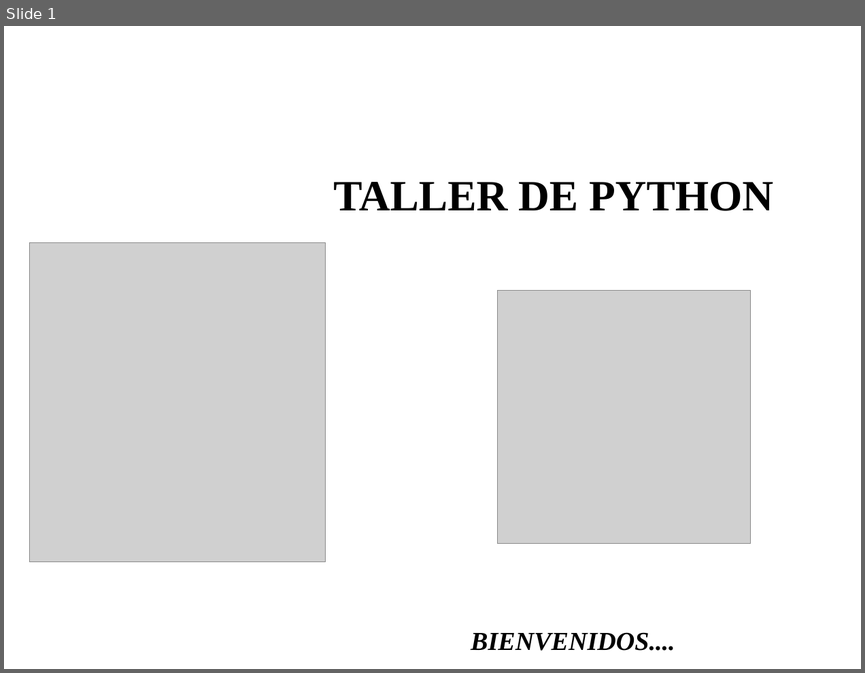
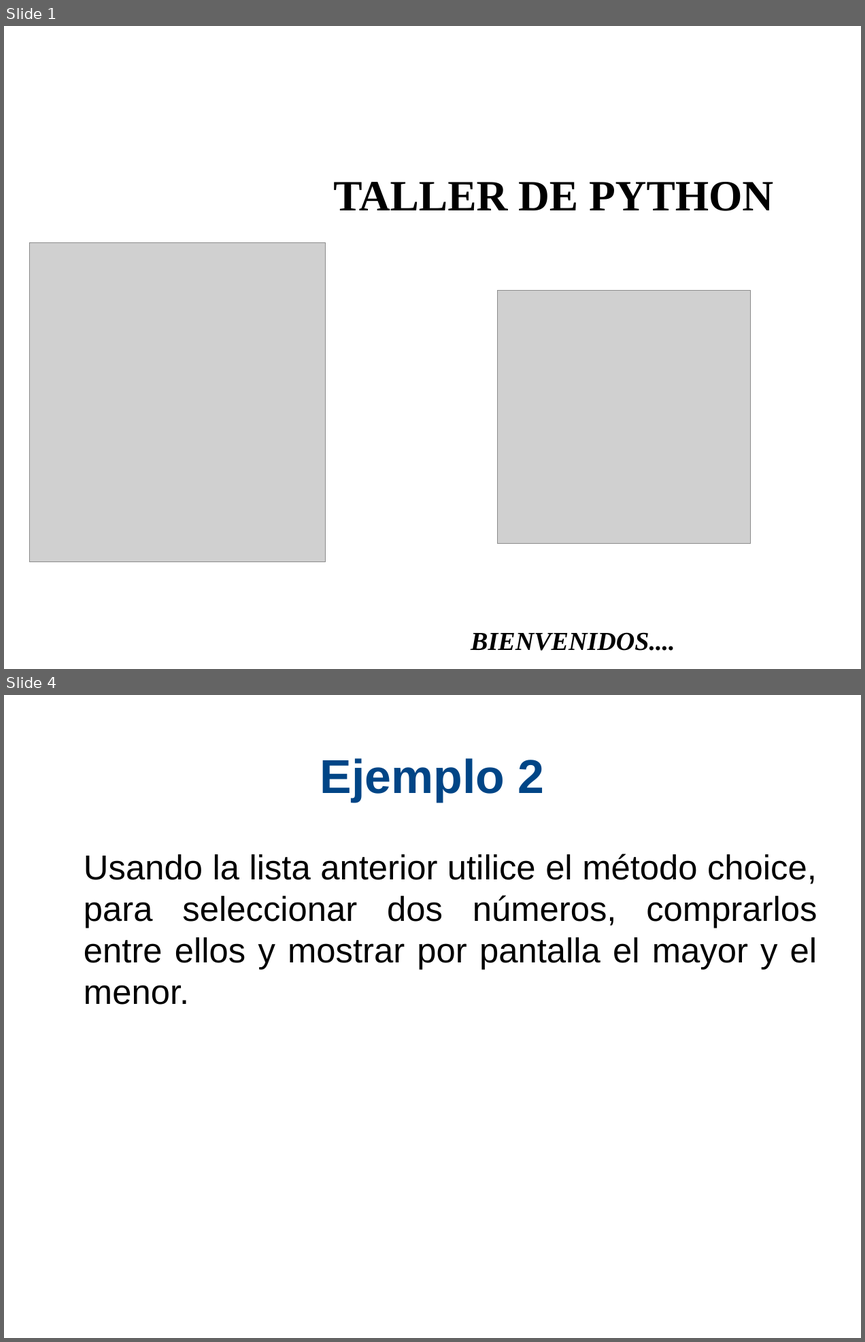
Before and after one commit to xDavidPM/Taller-Python, a slide deck: Python diapositiva dia 2.odp. Shown one above the other, each under a label of ours: slide 1 before the commit, slides 1 and 4 after it; the slides between them are not shown. The pictures are 865x673 and 865x1342 pixels, drawn with LibreOffice and Linux fonts; fonts in the diff are those of the drawing; grey boxes stand for pictures; background and template pictures are left out. Boxes give left, top, right and bottom in pixels: in the first picture for what was removed or moved away, otherwise in the second. Text is boxed around its words. In the diff, an @@ line names an element or a change of style, - is before the commit and + after.

```diff
--- a/Python diapositiva dia 2.odp
+++ b/Python diapositiva dia 2.odp
@@ slide 4 added at [4,695,861,1338], background #FFFFFF @@
@@ title added at [320,758,544,802], 44 pt, text #004586, bold @@
+Ejemplo 2
@@ text added at [84,853,817,1004], 32 pt, text #000000 @@
+Usando la lista anterior utilice el método choice, para seleccionar dos números, comprarlos entre ellos y mostrar por pantalla el mayor y el menor.
```
Also in this commit, not shown: 1 slide changed, 13 other slides added, 3 other files.
